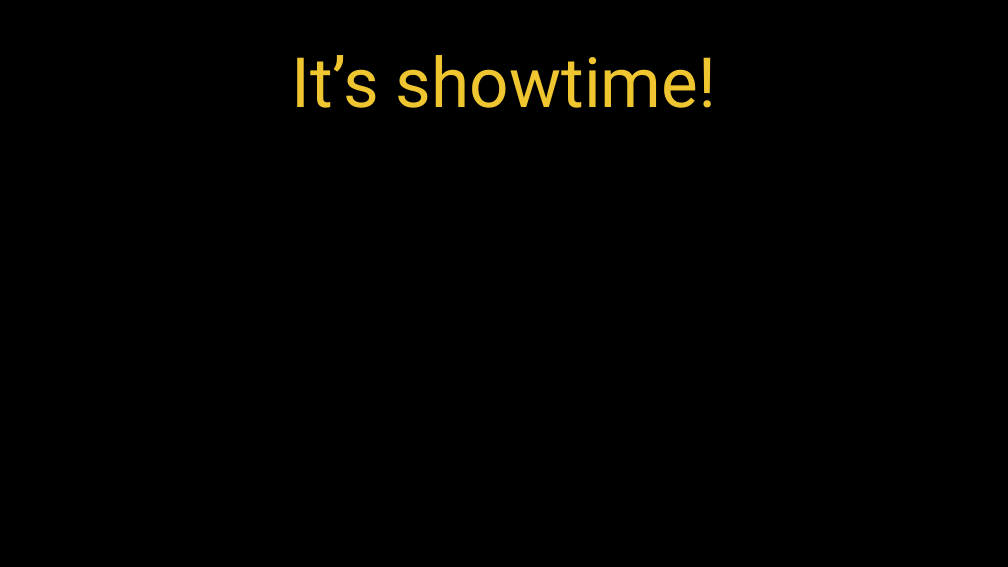
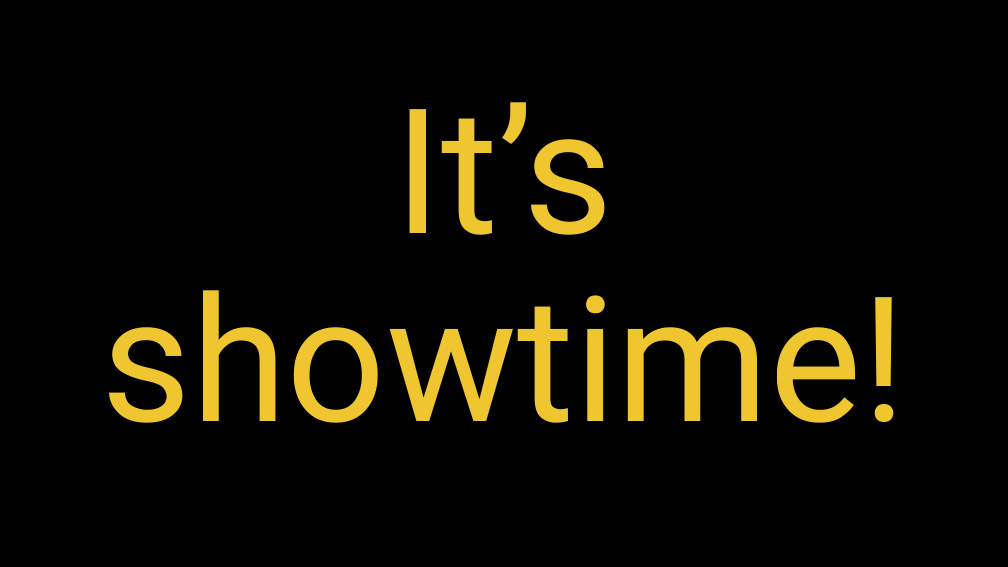
Before and after one commit to JiskaBaeten/EindwerkJB, a slide deck: slide 7 of Kusomari presentatie.pptx (slide 6 before the commit). Drawn at 1008x567 pixels with LibreOffice and Linux fonts; fonts in the diff are those of the drawing; background and template pictures are left out. Boxes give left, top, right and bottom in pixels: in the first picture for what was removed or moved away, otherwise in the second. Text is boxed around its words. In the diff, an @@ line names an element or a change of style, - is before the commit and + after.

```diff
--- a/Kusomari presentatie.pptx
+++ b/Kusomari presentatie.pptx
@@ title "It’s showtime!": place and size @@
-title "It’s showtime!" at [291,55,716,108]
+title "It’s showtime!" at [101,102,906,423]
@@ title "It’s showtime!" at [101,102,906,423]: size 66 to 166 pt @@
```
Also in this commit, not shown: 2 other slides changed, 1 slide added, 2 other files.
